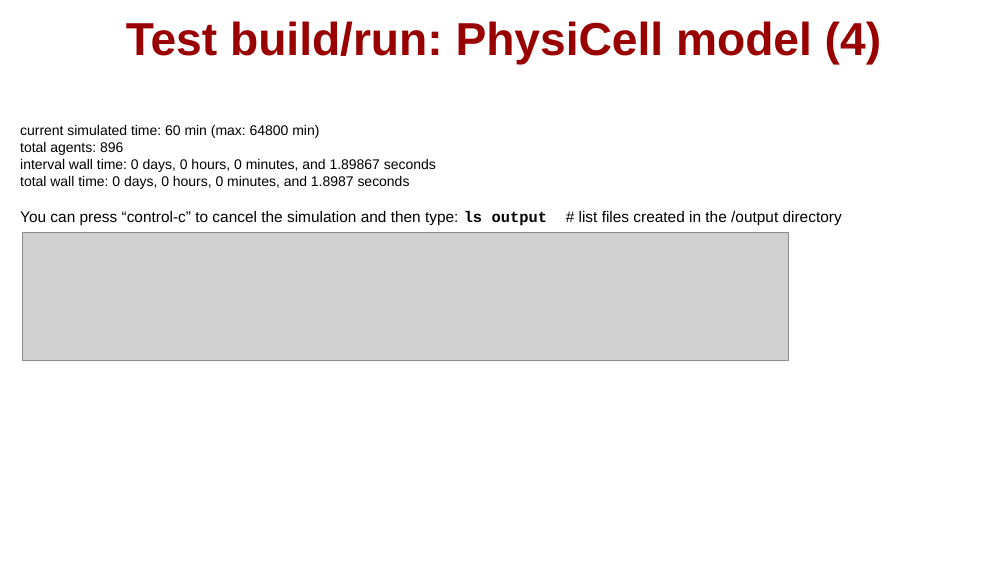
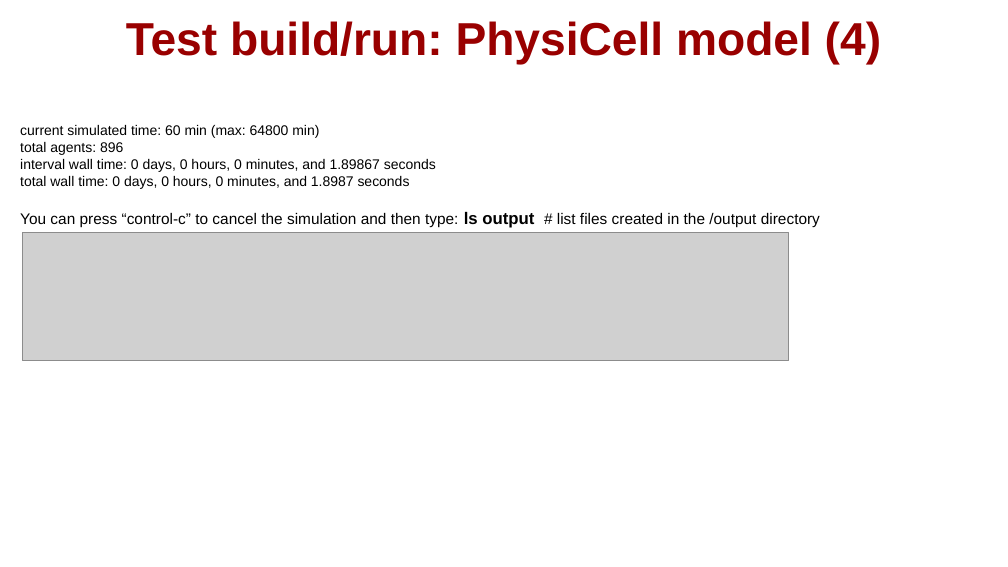
Before and after one commit to physicell-training/ws2021, a slide deck: slide 12 of pptx_source/PhysiCell_ws2021_macOS_setup.pptx. Drawn at 1008x567 pixels with LibreOffice and Linux fonts; fonts in the diff are those of the drawing; grey boxes stand for pictures; background and template pictures are left out. Boxes give left, top, right and bottom in pixels: in the first picture for what was removed or moved away, otherwise in the second. Text is boxed around its words. In the diff, an @@ line names an element or a change of style, - is before the commit and + after.

```diff
--- a/pptx_source/PhysiCell_ws2021_macOS_setup.pptx
+++ b/pptx_source/PhysiCell_ws2021_macOS_setup.pptx
@@ text at [20,212,820,228]: size 11 to 12 pt, font Courier New to Arial in "ls output" @@
```
Also in this commit, not shown: 21 other slides changed, 6 slides added.
